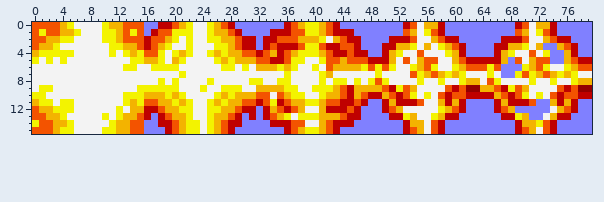
Sprite sheet, stored at web/images/explosionCenter.png. The picture above was drawn from the file before the commit.
The file is 80x16 pixels.
After the commit:
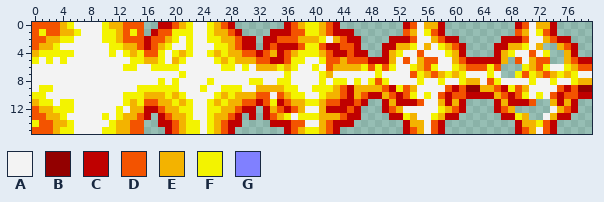
Palette (. is transparent): A #f3f3f3  B #930000  C #bf0000  D #f35300  E #f3b300  F #f3f300  G #8080ff
What changed:
@@ x 0..79 @@
- 0 DDDDEFAAAAFEEDDDGGCCDEFAAFEDCGGGGGGGCDEFFEDCGGGGGGGGGCDAEECGGGGGGGGGGCDAEECGGGGG
- 1 DFDDEEFAAAFFEDFDGCDDFFFAAFEEDCGGGGCCCDDFFEDCCCGGGGGGGDEAFDCGGGGGGGGGGDEAFDCGGGGG
- 2 DDEEFFAAAAFFEDDDCDDEFAFAAFFEEDCCGCCDDDEEEFAEDCCGGGGCCCDAAEDCCGGGGGGCCCDAAEDCCGGG
- 3 DEEFAAAAAAAFFEEDCDEFAAFAAAFFEDCCGCDCCCDFFDCCDDCGGGCCEEFAEAFEDCGGGGCCEEFAEGGEDCGG
- 4 EFFFFFAAAAAFAFEFDDFAFEFAAFEFEEDDCDECDEFFFEDCCDCCGGCEFAADAAAFECGGGGCEFAADAFGGECGG
- 5 FAFAFAAAAAAAAAFFEEFAEFAAAAFEFEEEDDCCDFFAAFDDEDDDCCCEADAEDDAAEDCCCCCEGDAEDDGGEDCC
- 6 AAAAAAAAAAAAAFFAAFFFFAAAAAAFFAFAEEEFEFAAFADEEEEFDFDFAAFEDFAAFEDDDFDGGGFEDFAAFEDD
- 7 AAAAAAAAAAAAAAAAAAAAAFAAAAAAAAAAAAAAFAAAAFEAAAAAAFAAAADFEDEFEFAAAFAGGFDFEDEFEFAA
+ 0 DDDDEFAAAAFEEDDD..CCDEFAAFEDC.......CDEFFEDC.........CDAEEC..........CDAEEC.....
+ 1 DFDDEEFAAAFFEDFD.CDDFFFAAFEEDC....CCCDDFFEDCCC.......DEAFDC..........DEAFDC.....
+ 2 DDEEFFAAAAFFEDDDCDDEFAFAAFFEEDCC.CCDDDEEEFAEDCC....CCCDAAEDCC......CCCDAAEDCC...
+ 3 DEEFAAAAAAAFFEEDCDEFAAFAAAFFEDCC.CDCCCDFFDCCDDC...CCEEFAEAFEDC....CCEEFAE..EDC..
+ 4 EFFFFFAAAAAFAFEFDDFAFEFAAFEFEEDDCDECDEFFFEDCCDCC..CEFAADAAAFEC....CEFAADAF..EC..
+ 5 FAFAFAAAAAAAAAFFEEFAEFAAAAFEFEEEDDCCDFFAAFDDEDDDCCCEADAEDDAAEDCCCCCE.DAEDD..EDCC
+ 6 AAAAAAAAAAAAAFFAAFFFFAAAAAAFFAFAEEEFEFAAFADEEEEFDFDFAAFEDFAAFEDDDFD...FEDFAAFEDD
+ 7 AAAAAAAAAAAAAAAAAAAAAFAAAAAAAAAAAAAAFAAAAFEAAAAAAFAAAADFEDEFEFAAAFA..FDFEDEFEFAA
  8 AAAAAAAAAAAAAAAAAAFAFAAAAFAAAAAFFAAFFAAAAFAFFAFAFDFAAAAFAAFAAFEEADFAAAAFAAFAAFEE
@@ x 0..79 @@
 10 FFAAAAAAAAAAAFFFEEEFEFAAAAFEFEEEDDADEFFAAFEEDCEDCCEDCDFAFADCDDCCCCEDCDFAFADCDDCC
-11 EFFAFFAAAAAAAFEFDDEEFEFAAFEFEEDDCDFCDEEFFEDDCCDCGGCECCCDAAECECGGGGCECCCDGGECECGG
-12 DEEFFFAAAAAAFAEECCDEEFFAAFFEEDCCGCEDCDEAAECCCDCGGGCDEAAAAAFEDCGGGGCDEGGGGGAEDCGG
-13 DDEEFAAAAAFAFEEDCGCDEEFAAFEEDCGCGCDEFAFFFEEEDCCGGGGCCFEAAFECCGGGGGGCCFEGGAECCGGG
-14 FDDEEFAAAAAFEEDDGGCCDEFFAFEDCCGGGGCCCDDAAEDCCCGGGGGGGCEEADCGGGGGGGGGGCEEFDCGGGGG
-15 DDDEFFAAAAFFEEDDGGGCDEFFAFEDCGGGGGGGCDEFFEDCGGGGGGGGGCDEADCGGGGGGGGGGCDEADCGGGGG
+11 EFFAFFAAAAAAAFEFDDEEFEFAAFEFEEDDCDFCDEEFFEDDCCDC..CECCCDAAECEC....CECCCD..ECEC..
+12 DEEFFFAAAAAAFAEECCDEEFFAAFFEEDCC.CEDCDEAAECCCDC...CDEAAAAAFEDC....CDE.....AEDC..
+13 DDEEFAAAAAFAFEEDC.CDEEFAAFEEDC.C.CDEFAFFFEEEDCC....CCFEAAFECC......CCFE..AECC...
+14 FDDEEFAAAAAFEEDD..CCDEFFAFEDCC....CCCDDAAEDCCC.......CEEADC..........CEEFDC.....
+15 DDDEFFAAAAFFEEDD...CDEFFAFEDC.......CDEFFEDC.........CDEADC..........CDEADC.....
